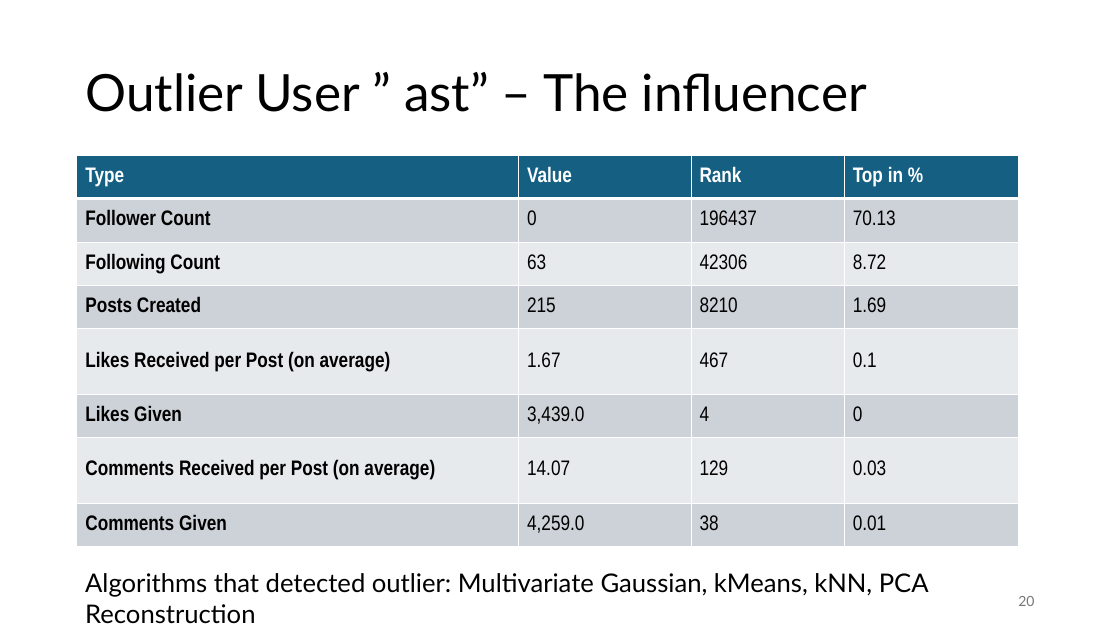
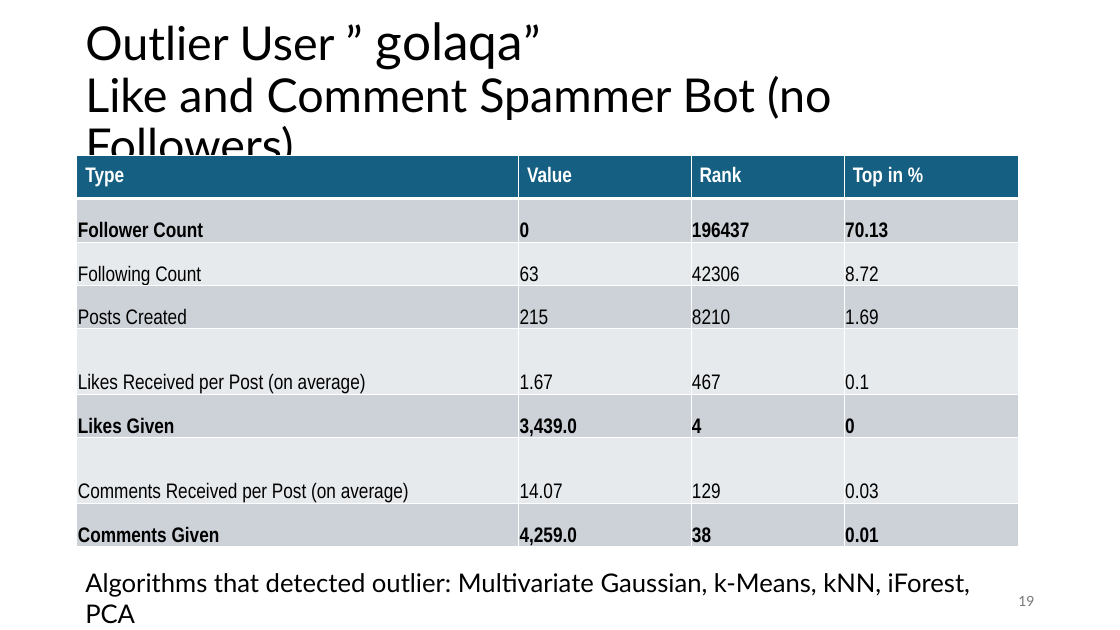
Before and after one commit to jonas-blum/data-mining-1, a slide deck: slide 19 of project/project-presentation-group51.pptx (slide 20 before the commit). Drawn at 1120x630 pixels with LibreOffice and Linux fonts; fonts in the diff are those of the drawing. Boxes give left, top, right and bottom in pixels: in the first picture for what was removed or moved away, otherwise in the second. Text is boxed around its words. In the diff, an @@ line names an element or a change of style, - is before the commit and + after.

```diff
--- a/project/project-presentation-group51.pptx
+++ b/project/project-presentation-group51.pptx
@@ title at <box>85,22,832,171</box>: text changed; size 44 to 40 pt @@
-Outlier User ” ast” – The influencer
+Outlier User ” golaqa”
+Like and Comment Spammer Bot (no Followers)
@@ table at <box>77,155,1018,551</box> @@
@@ bold on in "0", "196437", "70.13", "3,439.0" and 5 more places @@
@@ bold off in "Following Count", "Posts Created", "Likes Received per Post (on average)", "Comments Received per Post (on average)" @@
@@ text at <box>85,573,970,597</box>: text changed @@
-Algorithms that detected outlier: Multivariate Gaussian, kMeans, kNN, PCA Reconstruction
+Algorithms that detected outlier: Multivariate Gaussian, k-Means, kNN, iForest, PCA
@@ page number at <box>1018,596,1034,606</box>: text changed @@
-20
+19
```
Also in this commit, not shown: 5 other slides changed, 1 other file.
